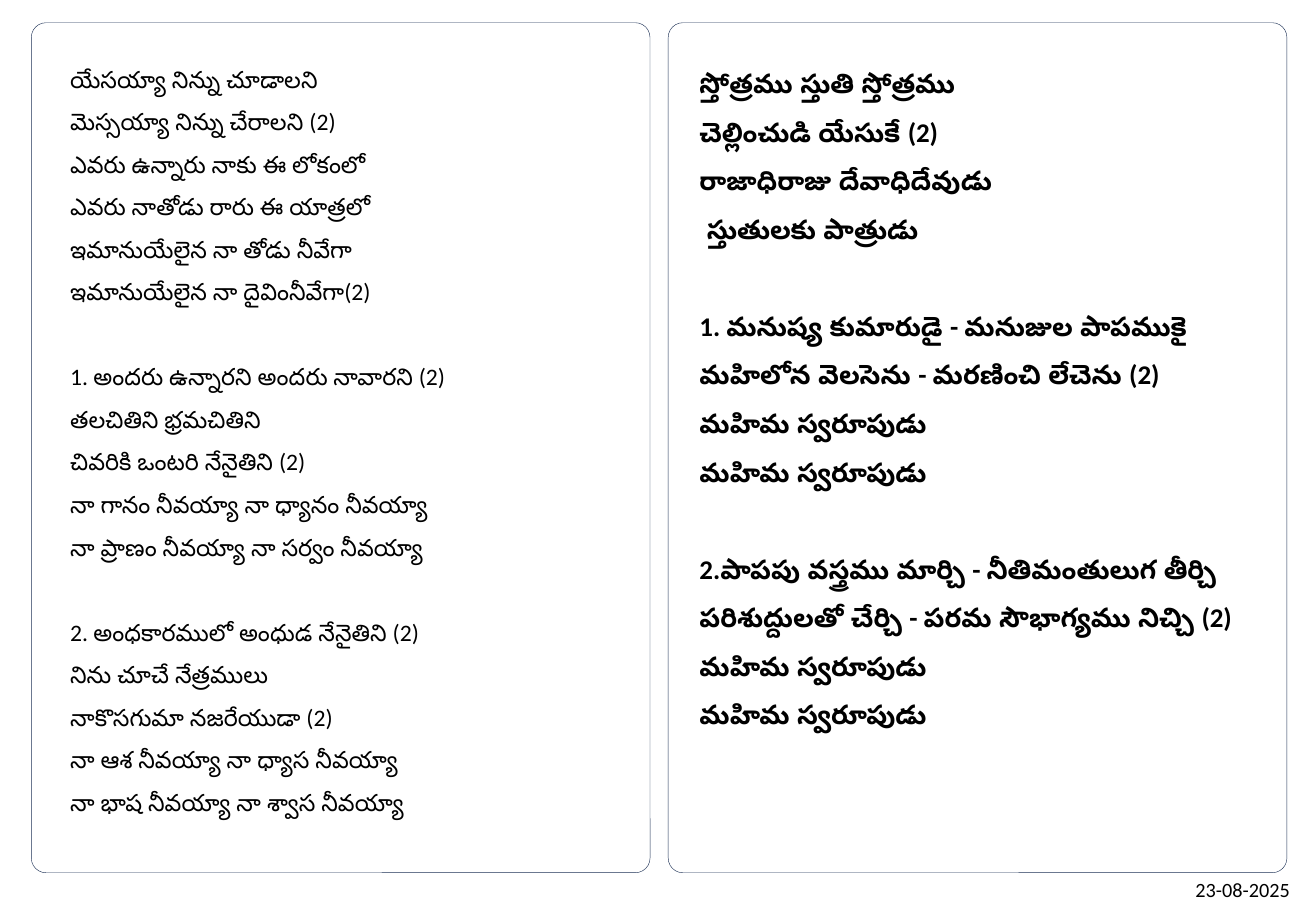
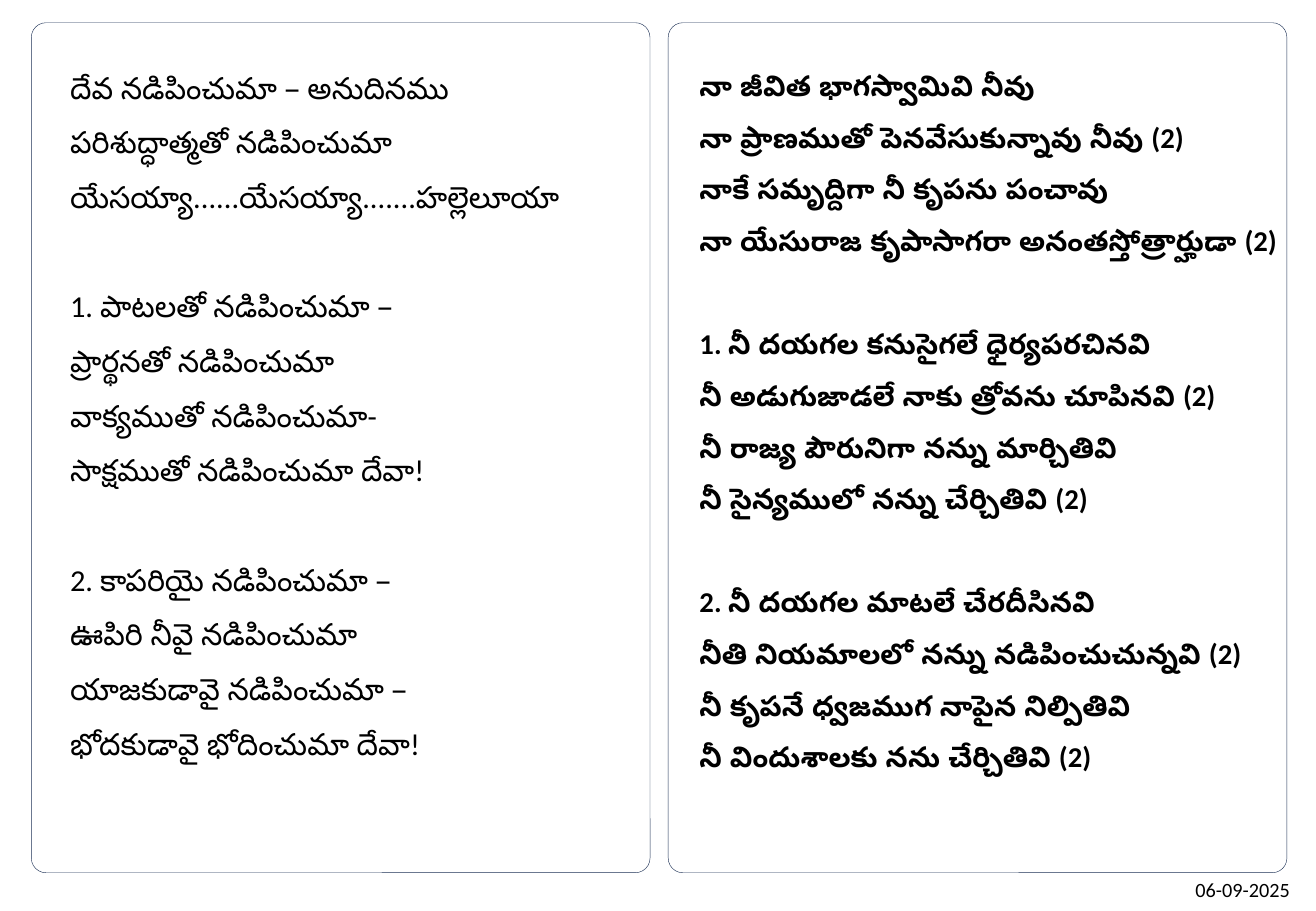
Before and after one commit to venu-webdev/songsDb, a slide deck: slide 2 of songsTemplate.pptx. Drawn at 1316x911 pixels with LibreOffice and Linux fonts; fonts in the diff are those of the drawing. Boxes give left, top, right and bottom in pixels: in the first picture for what was removed or moved away, otherwise in the second. Text is boxed around its words. In the diff, an @@ line names an element or a change of style, - is before the commit and + after.

```diff
--- a/songsTemplate.pptx
+++ b/songsTemplate.pptx
@@ text at bbox=[70, 77, 559, 765]: text changed; size 14 to 18 pt @@
-యేసయ్యా నిన్ను చూడాలని
-మెస్సయ్యా నిన్ను చేరాలని (2)
-ఎవరు ఉన్నారు నాకు ఈ లోకంలో
-ఎవరు నాతోడు రారు ఈ యాత్రలో
-ఇమానుయేలైన నా తోడు నీవేగా
-ఇమానుయేలైన నా దైవింనీవేగా(2)
-1. అందరు ఉన్నారని అందరు నావారని (2)
-తలచితిని భ్రమచితిని
-చివరికి ఒంటరి నేనైతిని (2)
-నా గానం నీవయ్యా నా ధ్యానం నీవయ్యా
-నా ప్రాణం నీవయ్యా నా సర్వం నీవయ్యా
-2. అంధకారములో అంధుడ నేనైతిని (2)
-నిను చూచే నేత్రములు
-నాకొసగుమా నజరేయుడా (2)
-నా ఆశ నీవయ్యా నా ధ్యాస నీవయ్యా
-నా భాష నీవయ్యా నా శ్వాస నీవయ్యా
+దేవ నడిపించుమా – అనుదినము
+పరిశుద్ధాత్మతో నడిపించుమా
+యేసయ్యా......యేసయ్యా.......హల్లెలూయా
+1. పాటలతో నడిపించుమా –
+ప్రార్థనతో నడిపించుమా
+వాక్యముతో నడిపించుమా-
+సాక్షముతో నడిపించుమా దేవా!
+2. కాపరియై నడిపించుమా –
+ఊపిరి నీవై నడిపించుమా
+యాజకుడావై నడిపించుమా –
+భోదకుడావై భోదించుమా దేవా!
@@ text at bbox=[699, 75, 1277, 777]: text changed; size 16 to 17 pt @@
-స్తోత్రము స్తుతి స్తోత్రము
-చెల్లించుడి యేసుకే (2)
-రాజాధిరాజు దేవాధిదేవుడు
-స్తుతులకు పాత్రుడు
-1. మనుష్య కుమారుడై - మనుజుల పాపముకై
-మహిలోన వెలసెను - మరణించి లేచెను (2)
-మహిమ స్వరూపుడు
-మహిమ స్వరూపుడు
-2.పాపపు వస్త్రము మార్చి - నీతిమంతులుగ తీర్చి
-పరిశుద్దులతో చేర్చి - పరమ సౌభాగ్యము నిచ్చి (2)
-మహిమ స్వరూపుడు
-మహిమ స్వరూపుడు
+నా జీవిత భాగస్వామివి నీవు
+నా ప్రాణముతో పెనవేసుకున్నావు నీవు (2)
+నాకే సమృద్దిగా నీ కృపను పంచావు
+నా యేసురాజ కృపాసాగరా అనంతస్తోత్రార్హుడా (2)
+1. నీ దయగల కనుసైగలే ధైర్యపరచినవి
+నీ అడుగుజాడలే నాకు త్రోవను చూపినవి (2)
+నీ రాజ్య పౌరునిగా నన్ను మార్చితివి
+నీ సైన్యములో నన్ను చేర్చితివి (2)
+2. నీ దయగల మాటలే చేరదీసినవి
+నీతి నియమాలలో నన్ను నడిపించుచున్నవి (2)
+నీ కృపనే ధ్వజముగ నాపైన నిల్పితివి
+నీ విందుశాలకు నను చేర్చితివి (2)
@@ text at bbox=[1195, 883, 1289, 897]: text changed @@
-23-08-2025
+06-09-2025
```
Also in this commit, not shown: 1 other slide changed, 6 other files.
